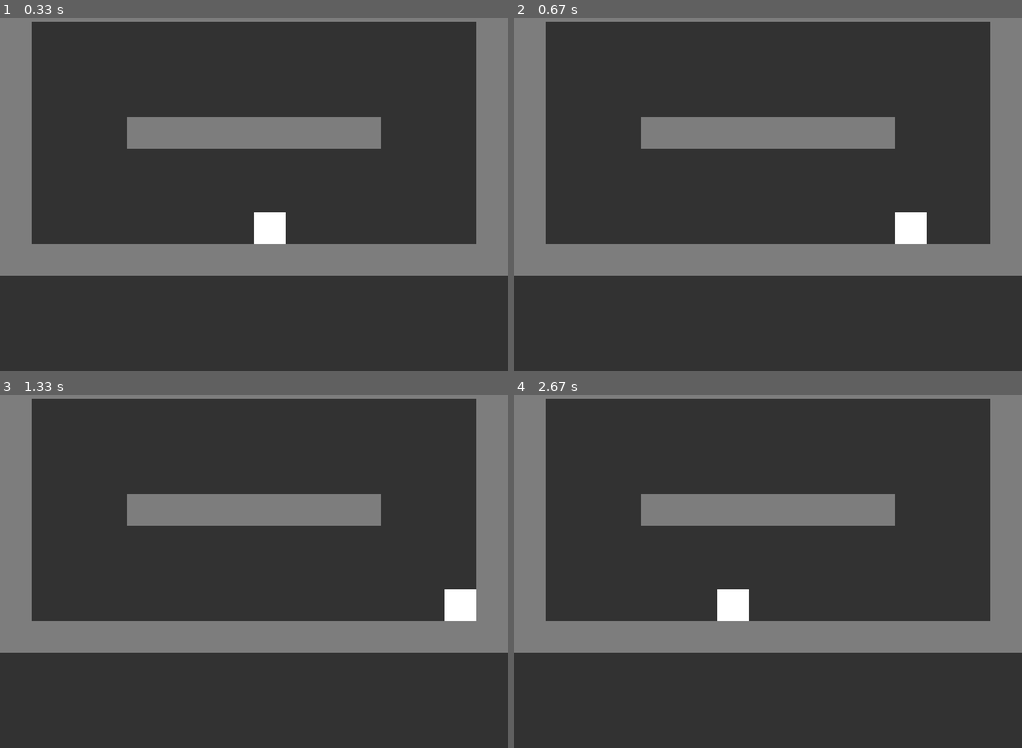
Above: before the commit, frames 1-4 (two rows, left to right).
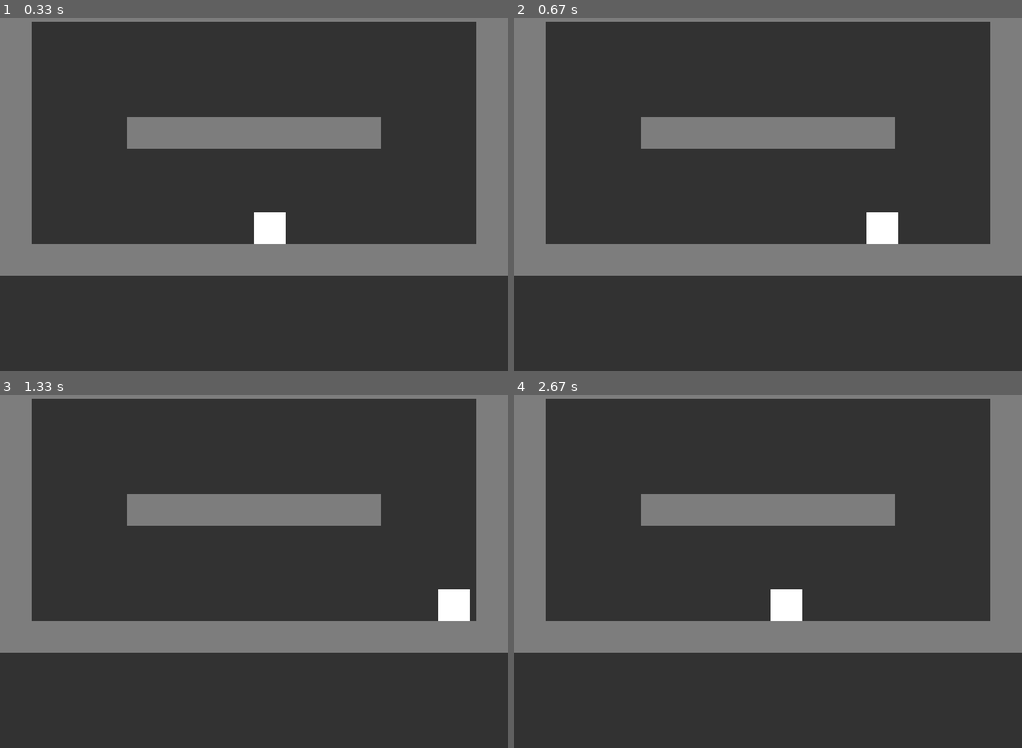
Above: after the commit, the same moments.

Repository: DJan03/ThrowTheBox_pygame
Game: pygame game, started from main.py
Same seed, same stepped clock (60 frames per second), same inputs: the game is played once before the commit and once after it.
Inputs:
- Up to frame 1 (0.33 s): no input
- Up to frame 2 (0.67 s): hold Right from 0.33 s (still down)
- Up to frame 3 (1.33 s): release Right at 0.8 s; hold Up 0.83-1.13 s; hold Right from 1.17 s (still down)
- Up to frame 4 (2.67 s): release Right at 1.63 s; hold Left 1.67-2.2 s; hold Left from 2.57 s (still down)

Frame 1 is identical in both runs. In frame 2, 1.0% of the frame differs, in the area x 69-82%, y 55-65%; in frame 3, 0.2%; in frame 4, 1.1%, in the area x 40-57%, y 55-65%.

Commit message:
add example picture. Make movement much better

Diff:
--- a/main.py
+++ b/main.py
@@ -4,7 +4,7 @@
 
 WIDTH, HEIGHT = 800, 600
 FPS = 60
-GRAVITY = 10
+GRAVITY = 4
 
 
 class Block(pygame.sprite.Sprite):
@@ -20,7 +20,7 @@
 
 
 class Player(pygame.sprite.Sprite):
-    def __init__(self, group: pygame.sprite.Group, image: pygame.Surface, keys: Dict[int, bool]):
+    def __init__(self, group: pygame.sprite.Group, image: pygame.Surface, left, right, up, down, use):
         super().__init__(group)
 
         self.image = image
@@ -31,7 +31,20 @@
         self.velocity_x = 0
         self.velocity_y = 0
 
-        self.keys = keys
+        self.velocity_a = 1
+        self.velocity_max = 10
+
+        self.impulse_x = 0
+
+        self.LEFT = left
+        self.RIGHT = right
+        self.UP = up
+        self.DOWN = down
+        self.USE = use
+        self.keys = {}
+
+        for i in [self.LEFT, self.RIGHT, self.UP, self.DOWN, self.USE]:
+            self.keys[i] = False
 
         self.ready_to_jump = False
 
@@ -41,39 +54,66 @@
                 if event.key == key:
                     self.keys[key] = True
                     break
+
         if event.type == pygame.KEYUP:
             for key in self.keys:
                 if event.key == key:
                     self.keys[key] = False
                     break
 
-
     def update(self, blocks):
         # change velocity
-        input = [self.keys[key] for key in self.keys]
-
-        if input[0] and input[1]:
+        if self.keys[self.LEFT] and self.keys[self.RIGHT]:
             self.velocity_x = 0
-        elif input[0]:
-            self.velocity_x = -10
-        elif input[1]:
-            self.velocity_x = 10
+        elif self.keys[self.LEFT]:
+            self.velocity_x -= self.velocity_a
+            if self.velocity_x < -self.velocity_max:
+                self.velocity_x = -self.velocity_max
+        elif self.keys[self.RIGHT]:
+            self.velocity_x += self.velocity_a
+            if self.velocity_x > self.velocity_max:
+                self.velocity_x = self.velocity_max
         else:
             self.velocity_x = 0
 
-        if input[2] and self.ready_to_jump:
+        if self.keys[self.UP] and self.ready_to_jump:
+            self.keys[self.UP] = False
             self.ready_to_jump = False
-            self.velocity_y = -70
+            self.velocity_y = -40
+
+        if self.impulse_x != 0:
+            if self.impulse_x > 0:
+                self.impulse_x -= 2
+            else:
+                self.impulse_x += 2
 
         # apply veloticy
-        self.rect.x += self.velocity_x
+        self.rect.x += self.velocity_x + self.impulse_x
 
         block_hit_list = pygame.sprite.spritecollide(self, blocks, False)
         for block in block_hit_list:
             if self.velocity_x > 0:
                 self.rect.right = block.rect.left
+
+                if self.keys[self.RIGHT]:
+                    self.velocity_y = GRAVITY // 4
+
+                    if self.keys[self.UP]:
+                        self.keys[self.RIGHT] = False
+                        self.keys[self.UP] = False
+                        self.impulse_x = -20
+                        self.velocity_y = -30
             elif self.velocity_x < 0:
                 self.rect.left = block.rect.right
+
+                if self.keys[self.LEFT]:
+                    self.velocity_y = GRAVITY // 4
+
+                    if self.keys[self.UP]:
+                        self.keys[self.LEFT] = False
+                        self.keys[self.UP] = False
+                        self.impulse_x = 20
+                        self.velocity_y = -30
 
         self.velocity_y += GRAVITY
         self.rect.y += self.velocity_y
@@ -98,7 +138,7 @@
 
     sprite_group = pygame.sprite.Group()
 
-    player = Player(sprite_group, square, {pygame.K_LEFT: False, pygame.K_RIGHT: False, pygame.K_UP: False, pygame.K_SPACE: False})
+    player = Player(sprite_group, square, pygame.K_LEFT, pygame.K_RIGHT, pygame.K_UP, pygame.K_DOWN, pygame.K_SPACE)
 
     blocks = []
     blocks.append(Block(sprite_group, 0, 0, WIDTH, 50))             #top
Not shown, added: ideas.psd
